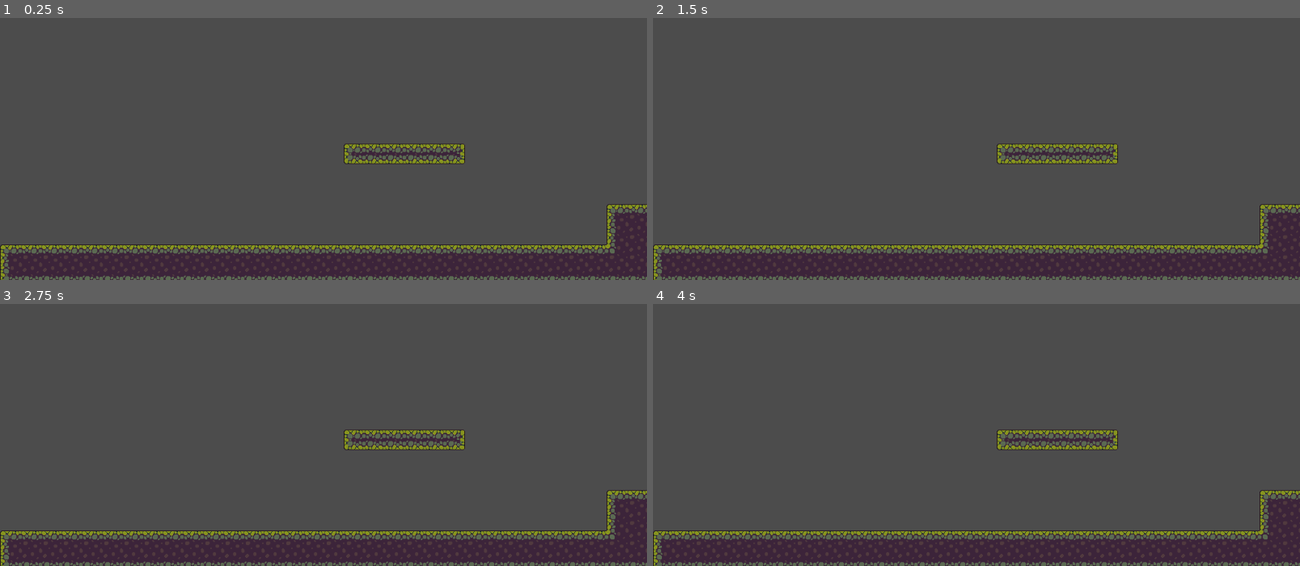
Above: before the commit, frames 1-4 (two rows, left to right).
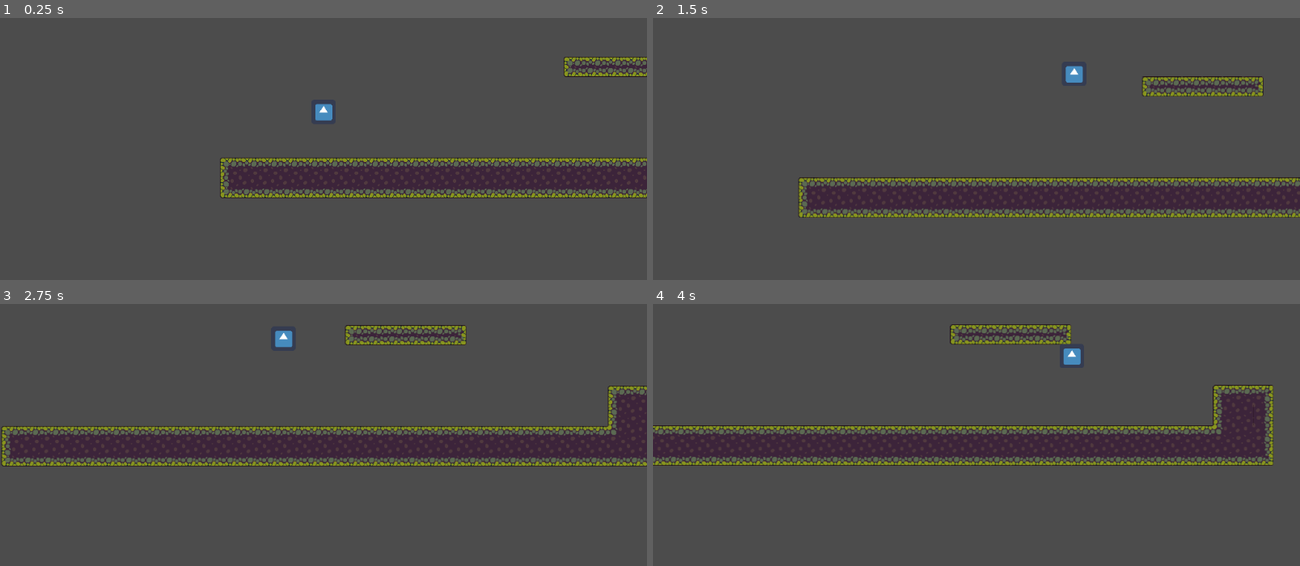
Above: after the commit, the same moments.

Repository: lasive/roots
Game: Godot game, scene res://MainScene.tscn
Two runs of this game, one before a commit and one after it. Both use one fixed random seed, a clock stepped at 60 frames per second and the inputs below. The engine's default icon, where the game draws it, is replaced by a stand-in: a white triangle on a blue panel in a dark square.
Inputs:
- Up to frame 1 (0.25 s): no input
- Up to frame 2 (1.5 s): hold Right (move_right, bound only after the commit) from 0.53 s (still down); tap Up (jump, bound only after the commit) at 0.6, 0.77, 1.07, 1.35 s
- Up to frame 3 (2.75 s): tap Up (jump, bound only after the commit) at 1.52, 1.82, 2.1 s; release Right (move_right, bound only after the commit) at 2.03 s; hold Left (move_left, bound only after the commit) from 2.03 s (still down)
- Up to frame 4 (4 s): release Left (move_left, bound only after the commit) at 2.78 s; hold Right (move_right, bound only after the commit) from 2.78 s (still down); tap Up (jump, bound only after the commit) at 2.85, 3.02, 3.32, 3.6, 3.77 s

The runs differ from the first frame. In frame 1, 23% of the frame differs, in the area x 0-100%, y 14-100%; in frame 2, 25%; in frame 3, 27%, in the area x 0-100%, y 8-100%; in frame 4, 27%.

Commit message:
stuff

Diff:
--- a/MainScene.tscn
+++ b/MainScene.tscn
@@ -1,6 +1,7 @@
-[gd_scene load_steps=2 format=2]
+[gd_scene load_steps=3 format=2]
 
 [ext_resource path="res://Tilemaps/dirt.tres" type="TileSet" id=1]
+[ext_resource path="res://Player.tscn" type="PackedScene" id=2]
 
 [node name="MainScene" type="Node2D"]
 
@@ -9,3 +10,12 @@
 cell_size = Vector2( 32, 32 )
 format = 1
 tile_data = PoolIntArray( 786449, 0, 196609, 786450, 0, 196610, 786451, 0, 196610, 786452, 0, 196610, 786453, 0, 196610 …(1288 unchanged characters)…
+
+[node name="Player" parent="." instance=ExtResource( 2 )]
+position = Vector2( 164, 438 )
+
+[node name="Camera2D" type="Camera2D" parent="Player"]
+current = true
+drag_margin_h_enabled = true
+drag_margin_v_enabled = true
+smoothing_enabled = true
--- a/Player.gd
+++ b/Player.gd
@@ -1,6 +1,10 @@
 extends KinematicBody2D
-
-
+var velocity = Vector2.ZERO
+export var speed = 50
+export var maxSpeedY = 5000
+export var maxSpeedX = 300
+export var jump_speed = -600
+export var gravity = 1000
 # Declare member variables here. Examples:
 # var a = 2
 # var b = "text"
@@ -11,6 +15,32 @@
 	pass # Replace with function body.
 
 
-# Called every frame. 'delta' is the elapsed time since the previous frame.
-#func _process(delta):
-#	pass
+func get_input(delta):
+
+	if abs(velocity.x) < 50:
+		velocity.x = 0
+	if Input.is_action_pressed("move_right"):
+		velocity.x += speed
+	elif Input.is_action_pressed("move_left"):
+		velocity.x -= speed
+	else:
+		velocity.x -= sign(velocity.x)*speed
+
+	if abs(velocity.x) > maxSpeedX:
+		velocity.x = sign(velocity.x)*maxSpeedX
+
+func _physics_process(delta: float) -> void:
+	get_input(delta)
+
+	velocity.y += gravity * delta
+	velocity.y = min(velocity.y, maxSpeedY)
+	if is_on_floor():
+		velocity.y = 0
+
+	if Input.is_action_just_pressed("jump"):
+		if is_on_floor():
+			velocity.y = jump_speed
+			print(2)
+		if  is_on_wall():
+			velocity.y = jump_speed
+	move_and_slide(velocity)
--- a/Player.tscn
+++ b/Player.tscn
@@ -1,11 +1,13 @@
-[gd_scene load_steps=3 format=2]
+[gd_scene load_steps=4 format=2]
 
 [ext_resource path="res://icon.png" type="Texture" id=1]
+[ext_resource path="res://Player.gd" type="Script" id=2]
 
 [sub_resource type="RectangleShape2D" id=1]
 extents = Vector2( 17.5, 17.5 )
 
-[node name="KinematicBody2D" type="KinematicBody2D"]
+[node name="player" type="KinematicBody2D"]
+script = ExtResource( 2 )
 
 [node name="Sprite" type="Sprite" parent="."]
 scale = Vector2( 0.6, 0.6 )
--- a/project.godot
+++ b/project.godot
@@ -14,6 +14,24 @@
 run/main_scene="res://MainScene.tscn"
 config/icon="res://icon.png"
 
+[input]
+
+move_right={
+"deadzone": 0.5,
+"events": [ Object(InputEventKey,"resource_local_to_scene":false,"resource_name":"","device":0,"alt":false,"shift":false,"control":false,"meta":false,"command":false,"pressed":false,"scancode":16777233,"physical_scancode":0,"unicode":0,"echo":false,"script":null)
+ ]
+}
+move_left={
+"deadzone": 0.5,
+"events": [ Object(InputEventKey,"resource_local_to_scene":false,"resource_name":"","device":0,"alt":false,"shift":false,"control":false,"meta":false,"command":false,"pressed":false,"scancode":16777231,"physical_scancode":0,"unicode":0,"echo":false,"script":null)
+ ]
+}
+jump={
+"deadzone": 0.5,
+"events": [ Object(InputEventKey,"resource_local_to_scene":false,"resource_name":"","device":0,"alt":false,"shift":false,"control":false,"meta":false,"command":false,"pressed":false,"scancode":16777232,"physical_scancode":0,"unicode":0,"echo":false,"script":null)
+ ]
+}
+
 [physics]
 
 common/enable_pause_aware_picking=true
